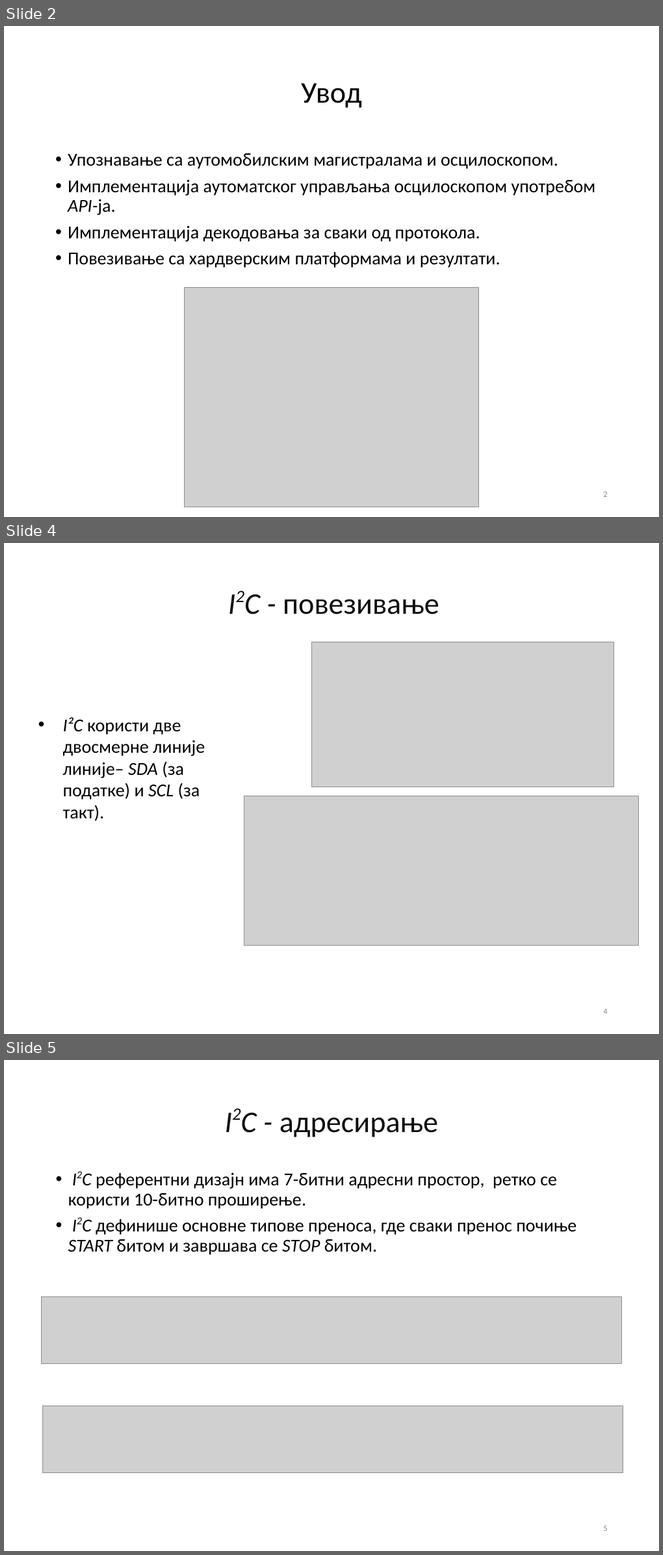
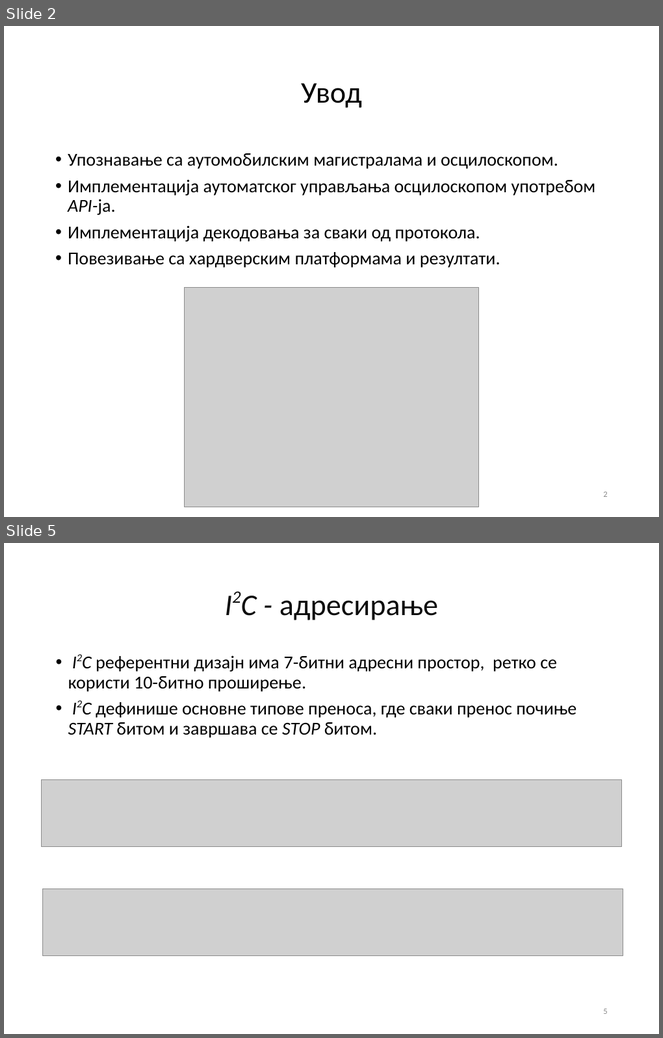
Before and after one commit to fjasic/bsc, a slide deck: documentation/Filip_Jasic_RA46-2014-prezentacija.ppt. Shown one above the other, each under a label of ours: slides 2, 4 and 5 before the commit, slides 2 and 5 after it; the slides between them are not shown. The pictures are 663x1555 and 663x1038 pixels, drawn with LibreOffice and Linux fonts; fonts in the diff are those of the drawing; grey boxes stand for pictures; background and template pictures are left out. Boxes give left, top, right and bottom in pixels: in the first picture for what was removed or moved away, otherwise in the second. Text is boxed around its words. In the diff, an @@ line names an element or a change of style, - is before the commit and + after.

```diff
--- a/documentation/Filip_Jasic_RA46-2014-prezentacija.ppt
+++ b/documentation/Filip_Jasic_RA46-2014-prezentacija.ppt
@@ slide 4 removed at (4,543,659,1034), background #FFFFFF @@
@@ title removed at (283,599,440,615) @@
-I2C - повезивање
@@ picture removed at (311,642,614,787) @@
@@ text removed at (63,717,205,821) @@
-• I²C користи две двосмерне линије линије– SDA (за податке) и SCL (за такт).
@@ picture removed at (244,797,639,946) @@
@@ page number removed at (603,1009,607,1014) @@
-4
```
Also in this commit, not shown: 6 slides changed, 1 slide added.
